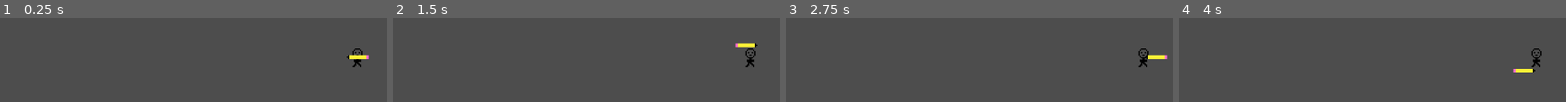
Above: before the commit, frames 1-4 (left to right).
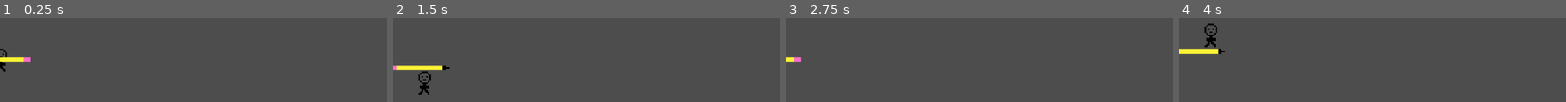
Above: after the commit, the same moments.

Repository: ethanJPope/AP-CSP-2025
Game: Godot game, scene res://Scenes/World.tscn
Two runs of this game, one before a commit and one after it. Both use one fixed random seed, a clock stepped at 60 frames per second and the inputs below.
Inputs:
- Up to frame 1 (0.25 s): no input
- Up to frame 2 (1.5 s): tap Enter at 0.5 s; hold D (Move_Right) from 0.53 s (still down); tap F (Attack) at 0.6, 1.35 s; tap Space (Jump) at 0.77 s
- Up to frame 3 (2.75 s): tap Space (Jump) at 1.52 s; release D (Move_Right) at 2.03 s; hold A (Move_Left) from 2.03 s (still down); tap F (Attack) at 2.1 s
- Up to frame 4 (4 s): tap Space (Jump) at 2.75, 3.02, 3.77 s; release A (Move_Left) at 2.78 s; hold D (Move_Right) from 2.78 s (still down); tap F (Attack) at 2.85, 3.6 s

The runs differ from the first frame. In frame 1, 1.3% of the frame differs, in the area x 0-96%, y 36-64%; in frame 2, 1.9%, in the area x 0-95%, y 29-92%; in frame 3, 0.9%; in frame 4, 1.8%.

Commit message:
Camera System Update
90% of the camera system is done. I'd like to add a more emphasized lookahead, but I'll work on that when I get home tonight. I think I can get it working.

Diff:
--- /dev/null
+++ b/Pencil_flip/Scenes/Pencil.tscn
@@ -0,0 +1,100 @@
+[gd_scene load_steps=11 format=3 uid="uid://bctp548t8tkgk"]
+
+[ext_resource type="Script" uid="uid://cvmxlplpl81pc" path="res://Scripts/Pencil.gd" id="1_utcuv"]
+[ext_resource type="Texture2D" uid="uid://yongkgnkxfmv" path="res://Assets/Pencil Sprite Sheet.png" id="2_brldm"]
+
+[sub_resource type="AtlasTexture" id="AtlasTexture_kbplk"]
+atlas = ExtResource("2_brldm")
+region = Rect2(17, 0, 17, 17)
+
+[sub_resource type="AtlasTexture" id="AtlasTexture_ppjfx"]
+atlas = ExtResource("2_brldm")
+region = Rect2(0, 0, 17, 17)
+
+[sub_resource type="SpriteFrames" id="SpriteFrames_5jvem"]
+animations = [{
+"frames": [{
+"duration": 1.0,
+"texture": SubResource("AtlasTexture_kbplk")
+}, {
+"duration": 1.0,
+"texture": SubResource("AtlasTexture_ppjfx")
+}],
+"loop": false,
+"name": &"default",
+"speed": 5.0
+}]
+
+[sub_resource type="RectangleShape2D" id="RectangleShape2D_5j8rn"]
+size = Vector2(38.5, 3)
+
+[sub_resource type="Animation" id="Animation_brldm"]
+resource_name = "Attack Left"
+length = 0.2
+tracks/0/type = "value"
+tracks/0/imported = false
+tracks/0/enabled = true
+tracks/0/path = NodePath("..:position")
+tracks/0/interp = 1
+tracks/0/loop_wrap = true
+tracks/0/keys = {
+"times": PackedFloat32Array(0, 0.1, 0.2),
+"transitions": PackedFloat32Array(1, 1, 1),
+"update": 0,
+"values": [Vector2(0, 0), Vector2(-10, 0), Vector2(0, 0)]
+}
+
+[sub_resource type="Animation" id="Animation_kbplk"]
+resource_name = "Attack Right"
+length = 0.2
+tracks/0/type = "value"
+tracks/0/imported = false
+tracks/0/enabled = true
+tracks/0/path = NodePath("..:position")
+tracks/0/interp = 1
+tracks/0/loop_wrap = true
+tracks/0/keys = {
+"times": PackedFloat32Array(0, 0.1, 0.2),
+"transitions": PackedFloat32Array(1, 1, 1),
+"update": 0,
+"values": [Vector2(0, 0), Vector2(10, 0), Vector2(0, 0)]
+}
+
+[sub_resource type="Animation" id="Animation_ppjfx"]
+length = 0.001
+tracks/0/type = "value"
+tracks/0/imported = false
+tracks/0/enabled = true
+tracks/0/path = NodePath("..:position")
+tracks/0/interp = 1
+tracks/0/loop_wrap = true
+tracks/0/keys = {
+"times": PackedFloat32Array(0),
+"transitions": PackedFloat32Array(1),
+"update": 0,
+"values": [Vector2(0, 0)]
+}
+
+[sub_resource type="AnimationLibrary" id="AnimationLibrary_kbplk"]
+_data = {
+&"Attack Left": SubResource("Animation_brldm"),
+&"Attack Right": SubResource("Animation_kbplk"),
+&"RESET": SubResource("Animation_ppjfx")
+}
+
+[node name="AnimatableBody2D" type="AnimatableBody2D"]
+script = ExtResource("1_utcuv")
+
+[node name="AnimatedSprite2D" type="AnimatedSprite2D" parent="."]
+scale = Vector2(2.2647, 1)
+sprite_frames = SubResource("SpriteFrames_5jvem")
+
+[node name="CollisionShape2D" type="CollisionShape2D" parent="."]
+shape = SubResource("RectangleShape2D_5j8rn")
+
+[node name="AnimationTree" type="AnimationTree" parent="."]
+
+[node name="AnimationPlayer" type="AnimationPlayer" parent="AnimationTree"]
+libraries = {
+&"": SubResource("AnimationLibrary_kbplk")
+}
--- a/Pencil_flip/Scenes/World.tscn
+++ b/Pencil_flip/Scenes/World.tscn
@@ -1,28 +1,94 @@
-[gd_scene load_steps=4 format=3 uid="uid://cgajl6mhun436"]
+[gd_scene load_steps=8 format=3 uid="uid://cgajl6mhun436"]
 
 [ext_resource type="PackedScene" uid="uid://dugus4k3u63h3" path="res://Scenes/Player.tscn" id="1_rab66"]
-[ext_resource type="PackedScene" uid="uid://bctp548t8tkgk" path="res://Pencil.tscn" id="2_qarc1"]
+[ext_resource type="PackedScene" uid="uid://bctp548t8tkgk" path="res://Scenes/Pencil.tscn" id="2_qarc1"]
 
 [sub_resource type="RectangleShape2D" id="RectangleShape2D_0i4ec"]
 size = Vector2(1197, 20)
+
+[sub_resource type="Animation" id="Animation_j0p05"]
+resource_name = "Camera Offset Left"
+length = 0.5
+tracks/0/type = "value"
+tracks/0/imported = false
+tracks/0/enabled = true
+tracks/0/path = NodePath(".:offset")
+tracks/0/interp = 1
+tracks/0/loop_wrap = true
+tracks/0/keys = {
+"times": PackedFloat32Array(0, 0.25, 0.5),
+"transitions": PackedFloat32Array(1, 1, 1),
+"update": 0,
+"values": [Vector2(30, 0), Vector2(0, 0), Vector2(-30, 0)]
+}
+
+[sub_resource type="Animation" id="Animation_gjpho"]
+resource_name = "Camera Offset Right"
+length = 0.5
+tracks/0/type = "value"
+tracks/0/imported = false
+tracks/0/enabled = true
+tracks/0/path = NodePath(".:offset")
+tracks/0/interp = 1
+tracks/0/loop_wrap = true
+tracks/0/keys = {
+"times": PackedFloat32Array(0, 0.25, 0.5),
+"transitions": PackedFloat32Array(1, 1, 1),
+"update": 0,
+"values": [Vector2(-30, 0), Vector2(0, 0), Vector2(30, 0)]
+}
+
+[sub_resource type="Animation" id="Animation_5nsto"]
+length = 0.001
+tracks/0/type = "value"
+tracks/0/imported = false
+tracks/0/enabled = true
+tracks/0/path = NodePath(".:offset")
+tracks/0/interp = 1
+tracks/0/loop_wrap = true
+tracks/0/keys = {
+"times": PackedFloat32Array(0),
+"transitions": PackedFloat32Array(1),
+"update": 0,
+"values": [Vector2(30, 0)]
+}
+
+[sub_resource type="AnimationLibrary" id="AnimationLibrary_5nsto"]
+_data = {
+&"Camera Offset Left": SubResource("Animation_j0p05"),
+&"Camera Offset Right": SubResource("Animation_gjpho"),
+&"RESET": SubResource("Animation_5nsto")
+}
 
 [node name="Node2D" type="Node2D"]
 
 [node name="StaticBody2D" type="StaticBody2D" parent="."]
 
 [node name="CollisionShape2D" type="CollisionShape2D" parent="StaticBody2D"]
-position = Vector2(293.5, 0)
+position = Vector2(293, 0)
 shape = SubResource("RectangleShape2D_0i4ec")
 
 [node name="CharacterBody2D" parent="." instance=ExtResource("1_rab66")]
-position = Vector2(-284, -23)
+position = Vector2(-260, -20)
 
 [node name="Camera2D" type="Camera2D" parent="CharacterBody2D"]
-position = Vector2(1, 2)
-zoom = Vector2(2, 2)
+position = Vector2(200, 0)
+offset = Vector2(30, 0)
+zoom = Vector2(2.5, 2.5)
+position_smoothing_enabled = true
+position_smoothing_speed = 12.0
 metadata/_edit_lock_ = true
+
+[node name="AnimationPlayer" type="AnimationPlayer" parent="CharacterBody2D/Camera2D"]
+libraries = {
+&"": SubResource("AnimationLibrary_5nsto")
+}
+
+[node name="Timer" type="Timer" parent="CharacterBody2D/Camera2D"]
+wait_time = 0.6
 
 [node name="AnimatableBody2D" parent="CharacterBody2D" instance=ExtResource("2_qarc1")]
 collision_layer = 2
 collision_mask = 2
-metadata/_edit_lock_ = true
+
+[connection signal="timeout" from="CharacterBody2D/Camera2D/Timer" to="CharacterBody2D" method="LookaheadTimer"]
--- /dev/null
+++ b/Pencil_flip/Scripts/Globals.gd
@@ -0,0 +1 @@
+extends Node
--- a/Pencil_flip/Scripts/Player.gd
+++ b/Pencil_flip/Scripts/Player.gd
@@ -1,21 +1,39 @@
 extends CharacterBody2D
-
 
 const SPEED = 300.0
 const JUMP_VELOCITY = -400.0
+var CameraDirection = "Right"
+var CameraMoving = false
 
+func LookaheadTimer():
+	CameraMoving = false
 
 func _physics_process(delta: float) -> void:
+	print((get_global_position()))
 	# Add the gravity.
 	if not is_on_floor():
 		velocity += get_gravity() * delta
 
-	# Handle jump.
+	# Handle jump
 	if Input.is_action_just_pressed("Jump") and is_on_floor():
 		velocity.y = JUMP_VELOCITY
 
-	# Get the input direction and handle the movement/deceleration.
-	# As good practice, you should replace UI actions with custom gameplay actions.
+	# Handles the Camera lookahead
+	if Input.is_action_just_pressed("Move_Right"):
+		$Camera2D/Timer.start()
+		CameraMoving = true
+		CameraDirection = "Right"
+		if CameraMoving == false:
+			$Camera2D/AnimationPlayer.play("Camera Offset Right")
+
+	elif Input.is_action_just_pressed("Move_Left"):
+		$Camera2D/Timer.start()
+		CameraMoving = true
+		CameraDirection = "Left"
+		if CameraMoving == false:
+			$Camera2D/AnimationPlayer.play("Camera Offset Left")
+
+
 	var direction := Input.get_axis("Move_Left", "Move_Right")
 	if direction:
 		velocity.x = direction * SPEED
--- a/Pencil_flip/project.godot
+++ b/Pencil_flip/project.godot
@@ -14,6 +14,10 @@
 run/main_scene="res://Scenes/World.tscn"
 config/features=PackedStringArray("4.4", "GL Compatibility")
 config/icon="res://icon.svg"
+
+[autoload]
+
+Globals="*res://Scripts/Globals.gd"
 
 [input]
 
Not shown, added: Pencil_flip/Scripts/Globals.gd.uid
